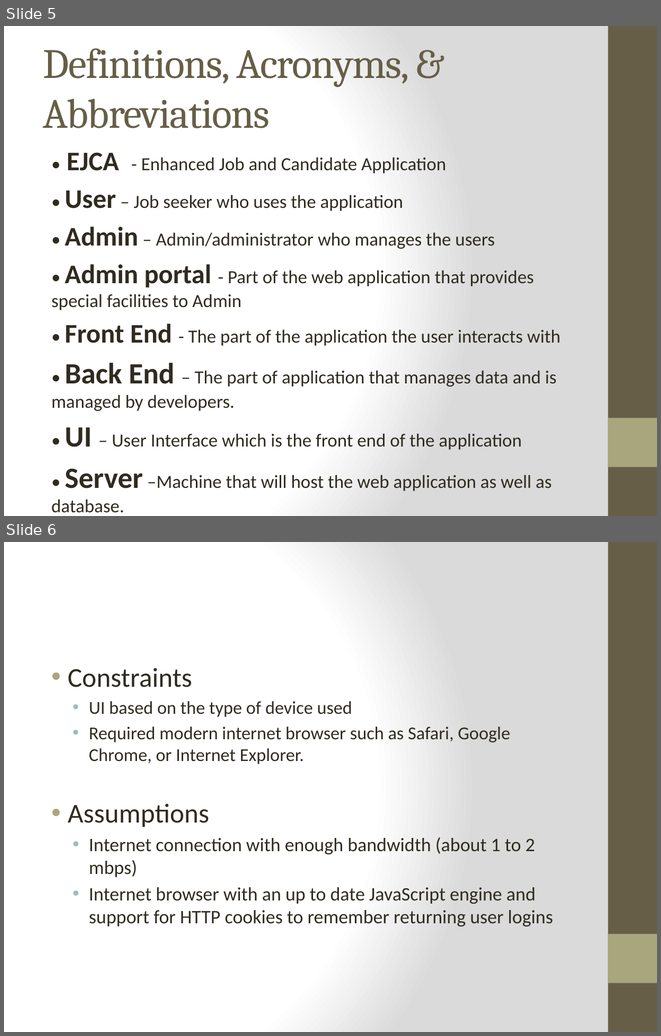
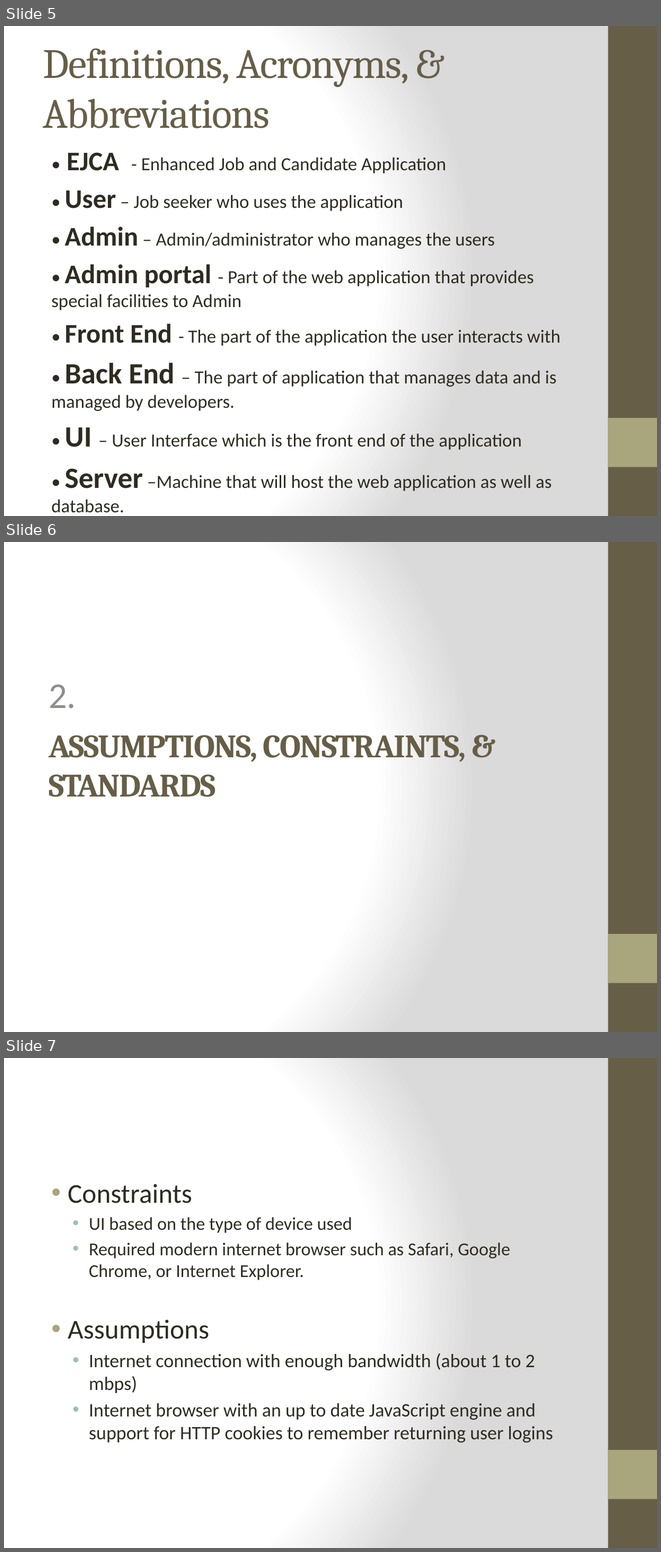
Before and after one commit to WesleyTrescott/MVC-Capstone, a slide deck: Design Specification/Design Specification.pptx. Shown one above the other, each under a label of ours: slides 5 and 6 before the commit, slides 5, 6 and 7 after it. The pictures are 661x1036 and 661x1552 pixels, drawn with LibreOffice and Linux fonts; fonts in the diff are those of the drawing. Boxes give left, top, right and bottom in pixels: in the first picture for what was removed or moved away, otherwise in the second. Text is boxed around its words. In the diff, an @@ line names an element or a change of style, - is before the commit and + after.

```diff
--- a/Design Specification/Design Specification.pptx
+++ b/Design Specification/Design Specification.pptx
@@ slide 6 added at box(4, 542, 657, 1032), background gradient #FFFFFF to #DADADA; not listed: 2 template elements that a slide beside it also shows @@
@@ text added at box(49, 684, 76, 708), 40 pt, text #8F8F8D @@
+2.
@@ title added at box(49, 735, 466, 797), 36 pt, text #675E47, bold @@
+ASSUMPTIONS, CONSTRAINTS, & STANDARDS
@@ what was slide 6 is now slide 7 @@
```
Also in this commit, not shown: 5 slides changed, 4 other slides added, 1 slide removed.
